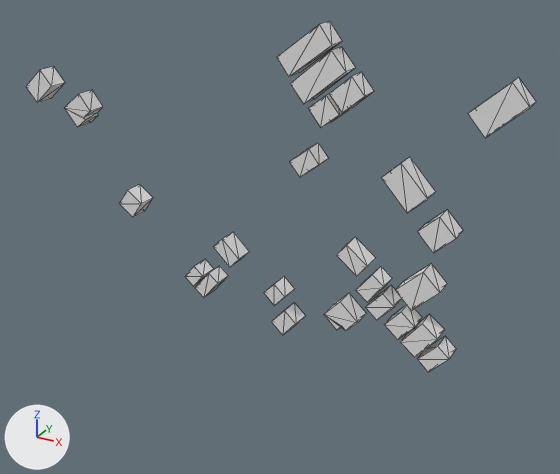
An edit to the glTF model output/glb/tile_573.glb, drawn before and after from the same camera.
Rendered twice from a 50 mm camera at (173.0, -300.0, 177.0) aimed at (10.0, -3.0, 29.0). Lighting does not change. The marker at lower left points along +X, +Y and +Z. The picture after the commit comes second. Mesh edges are drawn as thin lines.
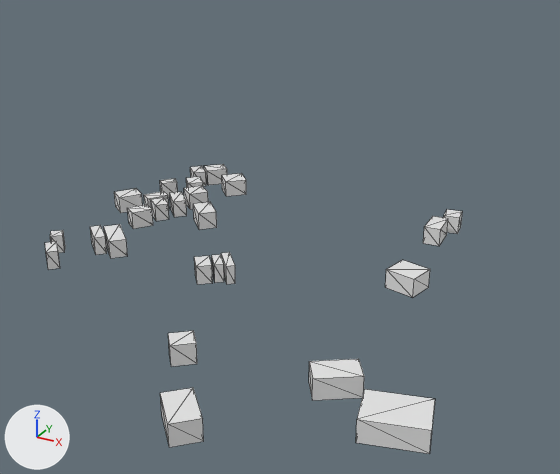
What changed in the scene script:
```text
Change me_mesh_0:
    remove me_mesh_0.from_pydata(...)  # 200 vertices, 252 faces; spans x -138.0..118.0, y -10.0..0.0, z -20.0..130.0
    add me_mesh_0.from_pydata(...)  # 208 vertices, 260 faces; spans x -134.0..114.0, y -126.0..124.0, z 0.0..10.0
    me_mesh_0 part 1: the loose piece of 8 vertices spanning x 58.0..71.0, y -10.0..0.0, z 2.0..16.0 is multiplied about its middle by the matrix ((0.631, 0.0, -0.736), (0.736, 0.0, 0.631), (0.0, -0.97, 0.0)), then moved by (-4.0, 117.0, -4.0)
    me_mesh_0 part 2: the loose piece of 8 vertices spanning x 75.0..92.0, y -10.0..0.0, z -12.0..6.0 is multiplied about its middle by the matrix ((0.797, 0.0, -0.699), (0.699, 0.0, 0.797), (0.0, -1.06, 0.0)), then moved by (-27.0, 99.0, 8.0)
    me_mesh_0 part 3: the loose piece of 8 vertices spanning x -82.0..-67.0, y -10.0..0.0, z 25.0..40.0 is multiplied about its middle by the matrix ((-1.11, 0.0, -0.152), (0.152, 0.0, -1.11), (0.0, -1.12, 0.0)), then moved by (-31.0, 121.0, -27.0)
    me_mesh_0 part 4: the loose piece of 8 vertices spanning x -24.0..-9.0, y -10.0..0.0, z 10.0..25.0 is turned -90 degrees about the x axis through its middle and scaled by 0.981, then moved by (-97.0, 112.0, -12.0)
    me_mesh_0 part 5: the loose piece of 8 vertices spanning x 5.0..16.0, y -10.0..0.0, z -5.0..7.0 is turned -90 degrees about the x axis through its middle and scaled by 1.14, then moved by (-114.0, 93.0, 4.0)
    me_mesh_0 part 6: the loose piece of 8 vertices spanning x -42.0..-31.0, y -10.0..0.0, z -6.0..6.0 is turned -90 degrees about the x axis through its middle and scaled by 1.01, then moved by (-80.0, 84.0, 5.0)
    me_mesh_0 part 7: the loose piece of 8 vertices spanning x 67.0..81.0, y -10.0..0.0, z -6.0..9.0 is multiplied about its middle by the matrix ((-0.054, 0.0, -1.109), (1.109, 0.0, -0.054), (0.0, -1.11, 0.0)), then moved by (-166.0, 78.0, 3.0)
    me_mesh_0 part 8: the loose piece of 8 vertices spanning x 53.0..66.0, y -10.0..0.0, z 10.0..24.0 is multiplied about its middle by the matrix ((0.138, 0.0, -1.122), (1.122, 0.0, 0.138), (0.0, -1.13, 0.0)), then moved by (-154.0, 63.0, -12.0)
    me_mesh_0 part 9: the loose piece of 8 vertices spanning x 42.0..58.0, y -10.0..0.0, z 21.0..36.0 is multiplied about its middle by the matrix ((0.08, 0.0, 0.984), (-0.984, 0.0, 0.08), (0.0, -0.987, 0.0)), then moved by (-158.0, 59.0, -23.0)
    me_mesh_0 part 10: the loose piece of 8 vertices spanning x -138.0..-120.0, y -10.0..0.0, z 78.0..96.0 is multiplied about its middle by the matrix ((0.947, 0.0, -0.258), (0.258, 0.0, 0.947), (0.0, -0.982, 0.0)), then moved by (4.0, 54.0, -82.0)
    me_mesh_0 part 11: the loose piece of 8 vertices spanning x 62.0..83.0, y -10.0..0.0, z 56.0..77.0 is multiplied about its middle by the matrix ((-0.167, 0.0, 1.047), (-1.047, 0.0, -0.167), (0.0, -1.06, 0.0)), then moved by (-3.0, -61.0, -62.0)
    me_mesh_0 part 12: the loose piece of 8 vertices spanning x 27.0..42.0, y -10.0..0.0, z 87.0..101.0 is turned -90 degrees about the x axis through its middle and scaled by 1.01, then moved by (-31.0, -71.0, -89.0)
    me_mesh_0 part 13: the loose piece of 8 vertices spanning x 84.0..98.0, y -10.0..0.0, z -18.0..-3.0 is multiplied about its middle by the matrix ((0.107, 0.0, -0.858), (0.858, 0.0, 0.107), (0.0, -0.865, 0.0)), then moved by (-116.0, 0.0, 16.0)
    me_mesh_0 part 14: 11 loose pieces with 96 vertices, spanning x -113.0..118.0, y -10.0..0.0, z -20.0..130.0, are deleted
    me_mesh_0 part 15: 72 vertices added at x -124.0..-14.0, y -40.0..60.0, z 0.0..10.0
    me_mesh_0 part 16: 16 vertices added at x 19.0..114.0, y -126.0..-67.0, z 0.0..10.0
    me_mesh_0 part 17: 8 vertices added at x -93.0..-74.0, y 95.0..114.0, z 0.0..10.0
    me_mesh_0 part 18: 8 vertices added at x 54.0..72.0, y 21.0..39.0, z 0.0..10.0
```

What differs and where, as boxes [x1, y1, x2, y2] in the pictures (560 x 474 px; the box of a moved part takes in the faces that stretch with it):
'Mesh_0', reshaped (18% narrower, 17% shorter)
    before: [26, 21, 536, 372]
    after: [45, 164, 463, 454]
part 1 of me_mesh_0, moved or reshaped
    before: [365, 285, 402, 320]
    after: [443, 209, 463, 234]
part 2 of me_mesh_0, moved or reshaped
    before: [400, 314, 444, 357]
    after: [423, 216, 448, 246]
part 3 of me_mesh_0, moved or reshaped
    before: [119, 184, 153, 217]
    after: [204, 164, 227, 185]
part 4 of me_mesh_0, moved or reshaped
    before: [214, 232, 249, 267]
    after: [190, 166, 206, 186]
part 5 of me_mesh_0, moved or reshaped
    before: [264, 277, 294, 306]
    after: [186, 177, 203, 188]
part 6 of me_mesh_0, moved or reshaped
    before: [185, 259, 213, 286]
    after: [160, 179, 178, 197]
part 7 of me_mesh_0, moved or reshaped
    before: [384, 305, 422, 340]
    after: [184, 186, 208, 209]
part 8 of me_mesh_0, moved or reshaped
    before: [356, 266, 392, 302]
    after: [170, 192, 187, 217]
part 9 of me_mesh_0, moved or reshaped
    before: [336, 237, 375, 276]
    after: [144, 191, 169, 210]
part 10 of me_mesh_0, moved or reshaped
    before: [26, 66, 65, 103]
    after: [114, 188, 143, 213]
part 11 of me_mesh_0, moved or reshaped
    before: [382, 157, 436, 213]
    after: [309, 359, 364, 400]
part 12 of me_mesh_0, moved or reshaped
    before: [308, 94, 348, 128]
    after: [168, 331, 197, 367]
part 13 of me_mesh_0, moved or reshaped
    before: [417, 336, 456, 372]
    after: [212, 255, 224, 283]
part 14 of me_mesh_0, deleted
    before: [65, 21, 536, 335]
part 15 of me_mesh_0, added
    after: [45, 198, 235, 284]
part 16 of me_mesh_0, added
    after: [160, 388, 435, 454]
part 17 of me_mesh_0, added
    after: [222, 173, 246, 196]
part 18 of me_mesh_0, added
    after: [385, 260, 430, 298]
